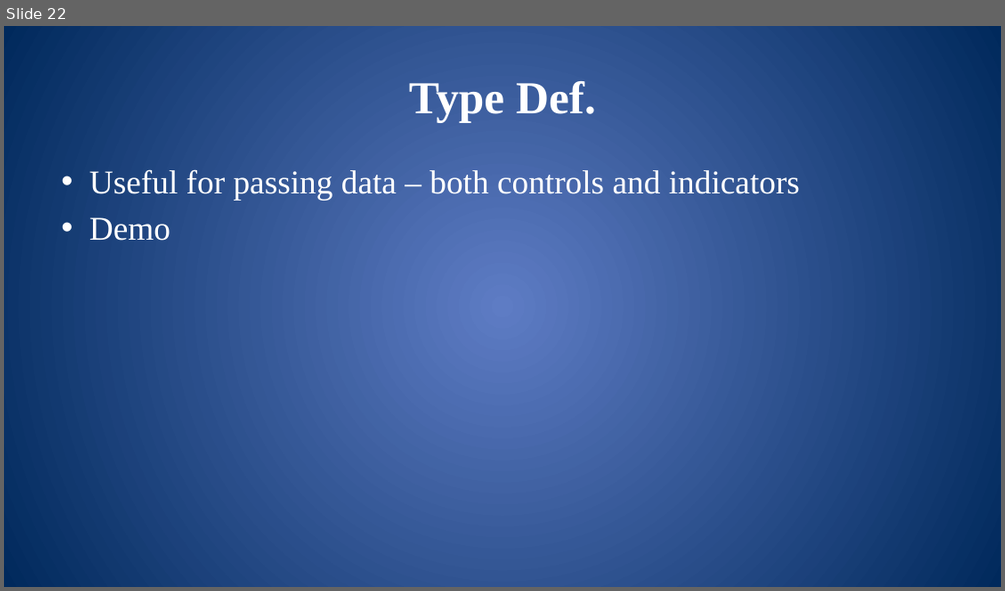
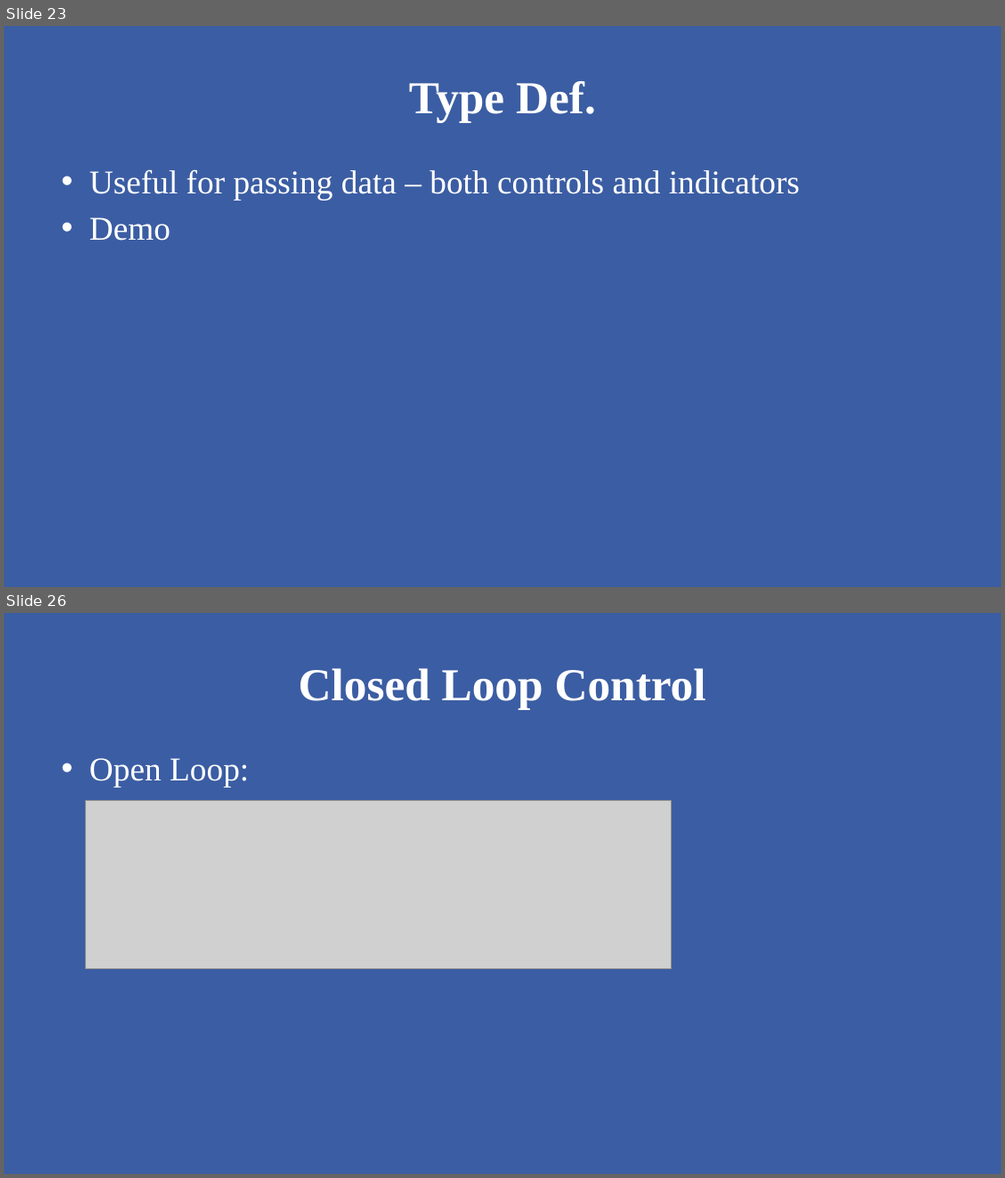
Before and after one commit to mshafer1/frc-labview-workshops, a slide deck: files/2020/LabVIEW_Advanced.pptx. Shown one above the other, each under a label of ours: slide 22 before the commit, slides 23 and 26 after it; the slides between them are not shown. The pictures are 1005x591 and 1005x1178 pixels, drawn with LibreOffice and Linux fonts; fonts in the diff are those of the drawing; grey boxes stand for pictures. Boxes give left, top, right and bottom in pixels: in the first picture for what was removed or moved away, otherwise in the second. Text is boxed around its words. In the diff, an @@ line names an element or a change of style, - is before the commit and + after.

```diff
--- a/files/2020/LabVIEW_Advanced.pptx
+++ b/files/2020/LabVIEW_Advanced.pptx
@@ slide 26 added at [4, 613, 1001, 1174], background gradient #5E7CC5 to #00295C; not listed: 1 template element that a slide beside it also shows @@
@@ title added at [299, 668, 706, 710], 44 pt, text #FFFFFF, bold @@
+Closed Loop Control
@@ text added at [89, 758, 249, 787], 32 pt, text #FFFFFF @@
+• Open Loop:
@@ picture added at [85, 800, 671, 968] @@
@@ what was slide 22 is now slide 23 @@
@@ slide 23 changed as well @@
@@ rectangle added at [4, 26, 1001, 587], fill #3B5DA3 @@
```
Also in this commit, not shown: 22 other slides changed, 20 other slides added, 1 other file.
